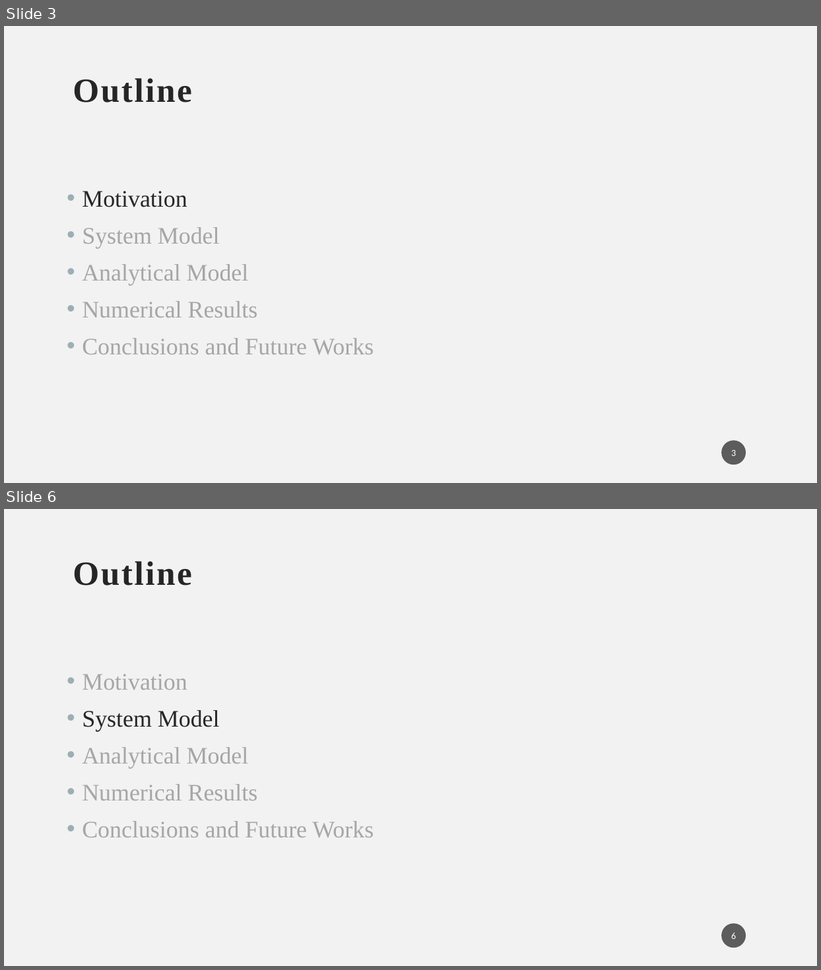
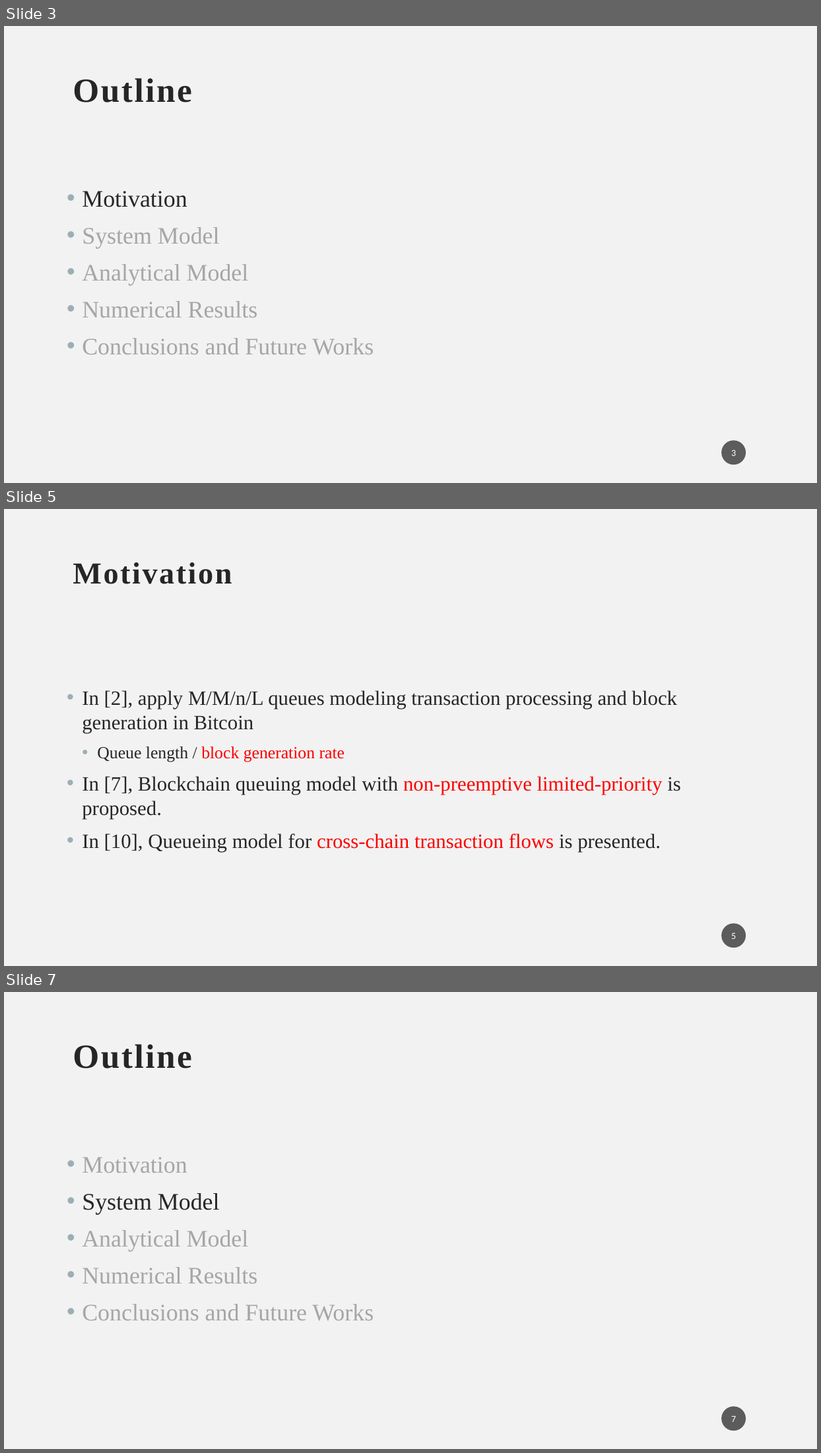
Before and after one commit to nooorika/Cosmos-thesis, a slide deck: Cosmos PPT.pptx. Shown one above the other, each under a label of ours: slides 3 and 6 before the commit, slides 3, 5 and 7 after it; the slides between them are not shown. The pictures are 821x970 and 821x1453 pixels, drawn with LibreOffice and Linux fonts; fonts in the diff are those of the drawing. Boxes give left, top, right and bottom in pixels: in the first picture for what was removed or moved away, otherwise in the second. Text is boxed around its words. In the diff, an @@ line names an element or a change of style, - is before the commit and + after.

```diff
--- a/Cosmos PPT.pptx
+++ b/Cosmos PPT.pptx
@@ slide 5 added at box(4, 509, 817, 966), background #F2F2F2 @@
@@ title added at box(73, 562, 232, 584), 36 pt, text #262626, bold @@
+Motivation
@@ text added at box(82, 691, 681, 852), 24 pt, text #262626 @@
+• In [2], apply M/M/n/L queues modeling transaction processing and block generation in Bitcoin
+  • Queue length / block generation rate
+• In [7], Blockchain queuing model with non-preemptive limited-priority is proposed.
+• In [10], Queueing model for cross-chain transaction flows is presented.
@@ page number added at box(722, 923, 746, 948), fill #1D1D1D at 70% opacity, 11 pt, text #FFFFFF @@
+5
@@ what was slide 6 is now slide 7 @@
@@ page number at box(731, 1416, 736, 1422): text changed @@
-6
+7
```
Also in this commit, not shown: 2 slides changed, 8 other slides added, 7 other files.
